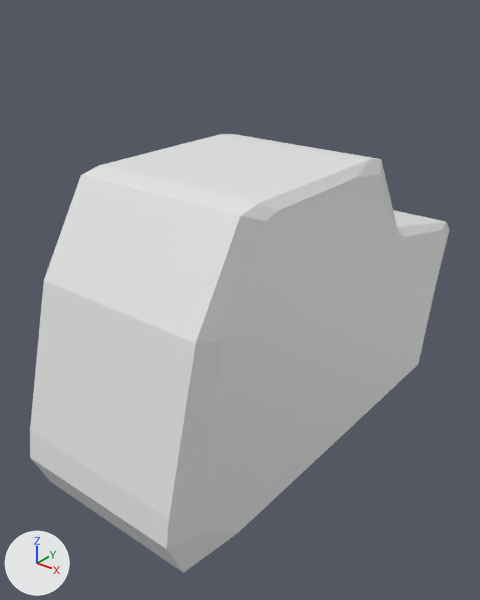
Two versions of the FBX model Assets/Art/em/assets/radio.fbx, one commit apart.
Camera for both pictures: a camera (50 mm lens) standing at (0.641, -0.916, 0.762) and looking at (-0.01, -0.103, 0.258). The axes (+X, +Y, +Z) are drawn at lower left. The lights are the same throughout. Where no turn or scale is listed for an object, it has been applied to the vertices.

Names of what the first picture shows: 'bo.radio'.
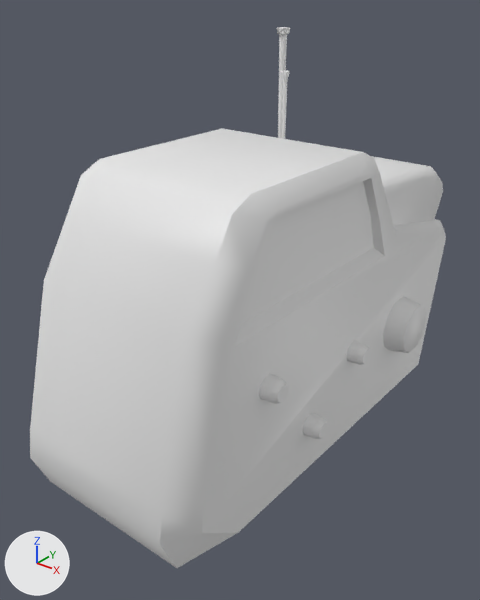
Edits to the scene script, one JSON object a line:
```json
{"block": "me_cube", "where": "# used by ob_bo_radio; location = (0.0, 0.0, 0.0)"}
{"op": "remove", "block": "me_cube", "code": "me_cube.from_pydata(...)  # 48 vertices, 46 faces; spans x -0.165..0.165, y -0.462..0.408, z 0.001..0.505"}
{"op": "add", "block": "me_cube", "code": "me_cube.from_pydata(...)  # 336 vertices, 332 faces; spans x -0.165..0.206, y -0.462..0.408, z 0.001..0.683"}
{"block": "me_cube", "change": "me_cube part 1: a new loose piece of 61 vertices spanning x -0.095..-0.071, y 0.097..0.122, z 0.45..0.683, in mat_material (white #e7e7e7)"}
{"block": "me_cube", "change": "me_cube part 2: a new loose piece of 61 vertices spanning x -0.073..-0.059, y 0.088..0.103, z 0.431..0.613, in mat_material (white #e7e7e7)"}
{"block": "me_cube", "change": "me_cube part 3: a new loose piece of 31 vertices spanning x 0.156..0.206, y 0.107..0.22, z 0.105..0.213, in mat_material (white #e7e7e7)"}
{"block": "me_cube", "change": "me_cube part 4: a new loose piece of 31 vertices spanning x 0.144..0.193, y -0.03..0.014, z 0.155..0.197, in mat_material (white #e7e7e7)"}
{"block": "me_cube", "change": "me_cube part 5"}
{"block": "me_cube", "change": "3 vertices are removed from x 0.152, y 0.06..0.381, z 0.305..0.498"}
{"block": "me_cube", "change": "17 faces are deleted"}
{"block": "me_cube", "change": "7 vertices in x 0.152, y -0.462..0.408, z 0.001..0.498 move by (-0.013, 0.0, 0.0)"}
{"block": "me_cube", "change": "4 vertices move from x -0.152..0.152, y -0.266..0.023, z 0.505 to x -0.152..0.139, y -0.266..0.023, z 0.514"}
{"block": "me_cube", "change": "39 vertices are added at x -0.165..0.165, y -0.339..0.381, z 0.305..0.498"}
{"block": "me_cube", "change": "6 new vertices lie (0.266, 0.0, 0.0) away from vertices in x -0.133, y 0.088..0.358, z 0.311..0.451"}
{"block": "me_cube", "change": "63 new faces join them"}
{"block": "me_cube", "change": "me_cube part 6: the surface is now shaded smooth"}
```

Where the change shows, as pixel boxes (x1, y1, x2, y2) in the pictures (480 x 600 px):
```json
{"object": "bo.radio", "change": "reshaped", "before": [30, 134, 450, 573], "after": [30, 27, 446, 568], "on screen": "23% taller"}
{"part": 1, "of": "me_cube", "change": "added", "after": [277, 27, 290, 138]}
{"part": 2, "of": "me_cube", "change": "added", "after": [281, 70, 290, 139]}
{"part": 3, "of": "me_cube", "change": "added", "after": [383, 296, 426, 353]}
{"part": 4, "of": "me_cube", "change": "added", "after": [346, 340, 371, 365]}
{"part": 5, "of": "me_cube", "change": "built on", "before": [44, 134, 449, 504], "after": [44, 152, 446, 504]}
```
